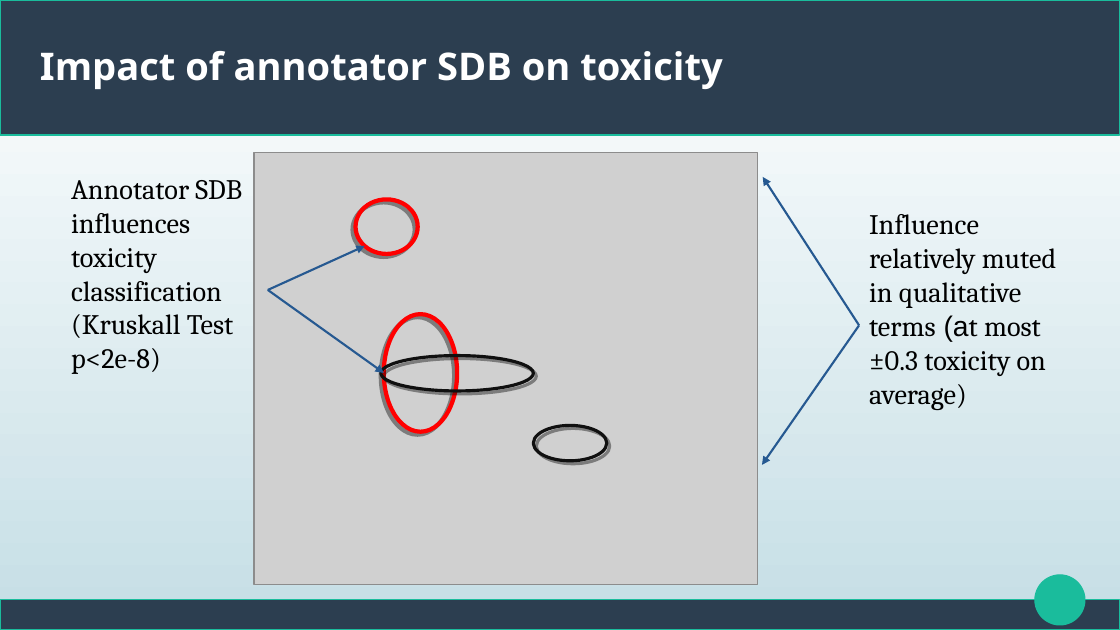
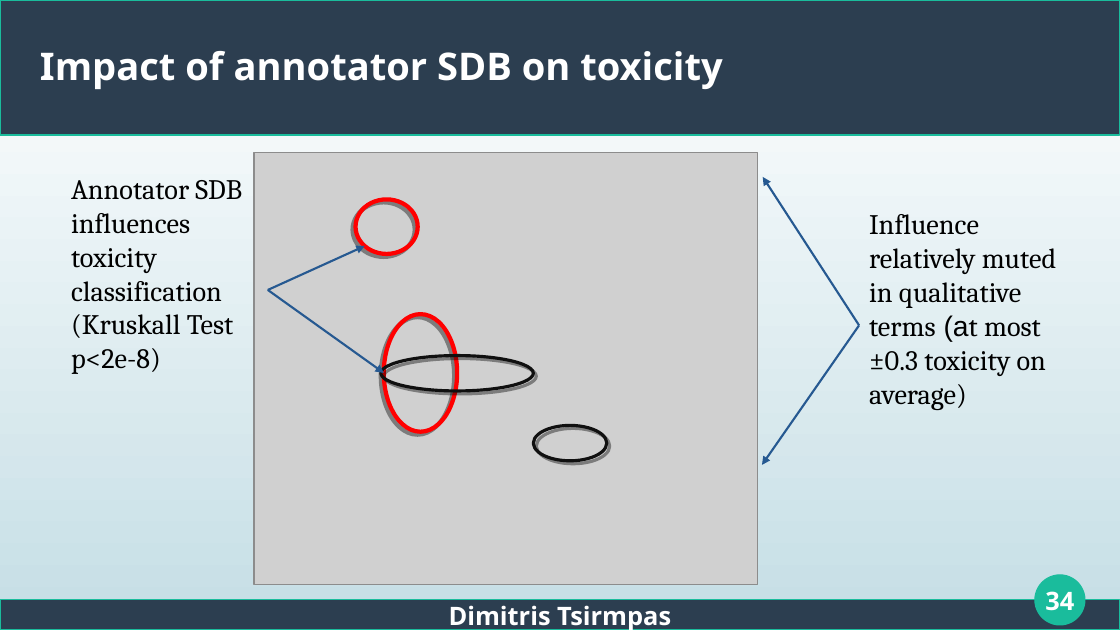
Before and after one commit to dimits-ts/llm_moderation_research, a slide deck: slide 34 of presentations/thesis.odp (slide 33 before the commit). Drawn at 1120x630 pixels with LibreOffice and Linux fonts; fonts in the diff are those of the drawing; grey boxes stand for pictures. Boxes give left, top, right and bottom in pixels: in the first picture for what was removed or moved away, otherwise in the second. Text is boxed around its words. In the diff, an @@ line names an element or a change of style, - is before the commit and + after.

```diff
--- a/presentations/thesis.odp
+++ b/presentations/thesis.odp
@@ page number added at (x1=1045, y1=591, x2=1074, y2=611), 18 pt, text #FFFFFF, bold @@
+34
@@ text added at (x1=449, y1=605, x2=671, y2=630), 18 pt, text #FFFFFF, bold @@
+Dimitris Tsirmpas
```
Also in this commit, not shown: 40 other slides changed, 5 slides added, 2 slides removed, 4 other files.
